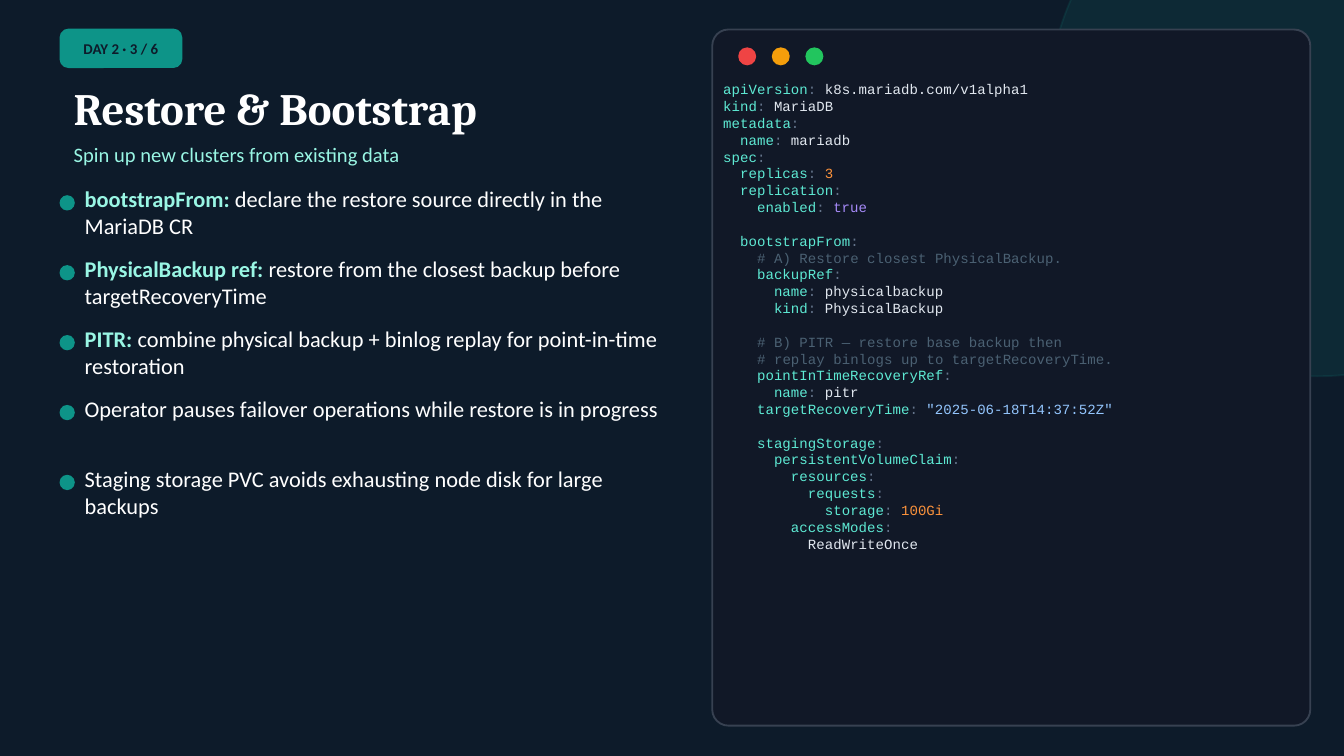
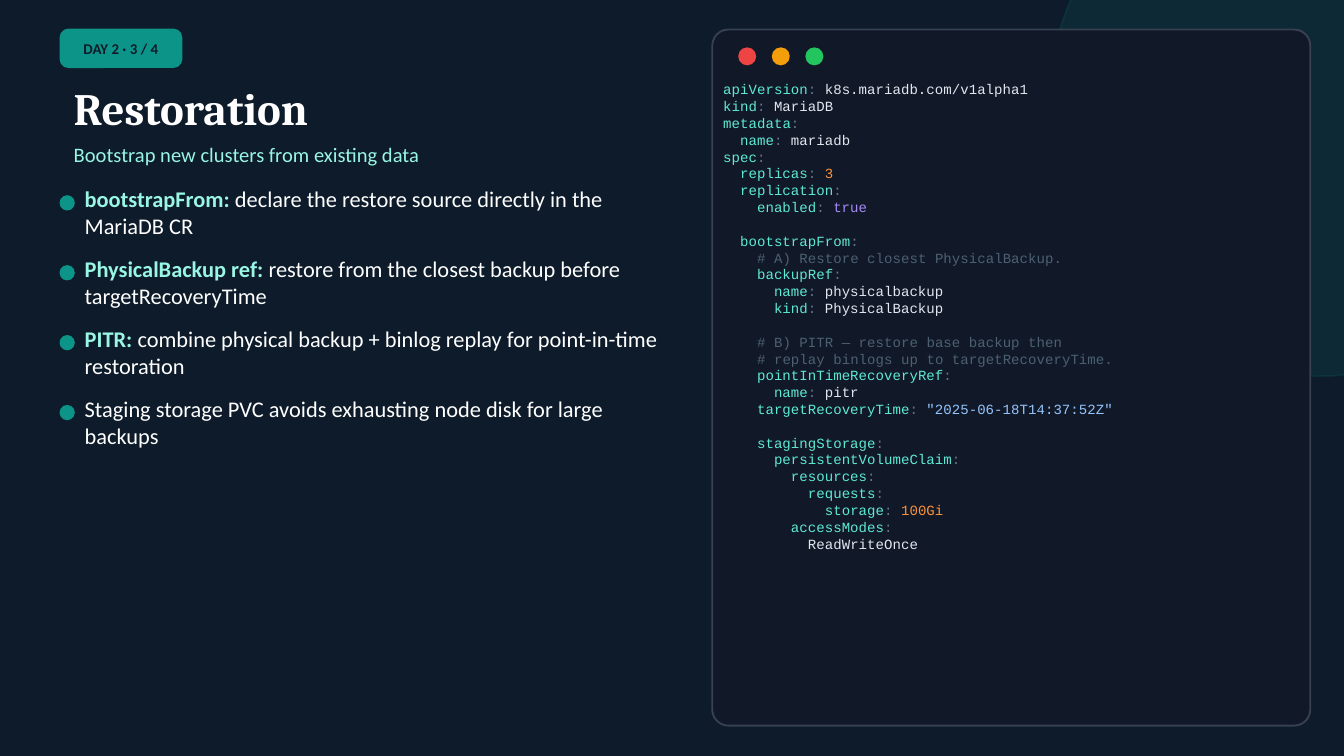
Before and after one commit to Bandwidth/mariadb-operator, a slide deck: slide 15 of demos/multi-cluster/slides/mariadb-operator.odp. Drawn at 1344x756 pixels with LibreOffice and Linux fonts; fonts in the diff are those of the drawing. Boxes give left, top, right and bottom in pixels: in the first picture for what was removed or moved away, otherwise in the second. Text is boxed around its words. In the diff, an @@ line names an element or a change of style, - is before the commit and + after.

```diff
--- a/demos/multi-cluster/slides/mariadb-operator.odp
+++ b/demos/multi-cluster/slides/mariadb-operator.odp
@@ text at bbox=[83, 44, 159, 54]: text changed @@
-DAY 2 · 3 / 6
+DAY 2 · 3 / 4
@@ text at bbox=[74, 94, 308, 126]: text changed @@
-Restore & Bootstrap
+Restoration
@@ text at bbox=[74, 147, 419, 166]: text changed @@
-Spin up new clusters from existing data
+Bootstrap new clusters from existing data
@@ text "Staging storage PVC avoids exhausting ...": place and size @@
-text "Staging storage PVC avoids exhausting ..." at bbox=[85, 471, 603, 518]
+text "Staging storage PVC avoids exhausting ..." at bbox=[85, 401, 603, 448]
@@ text removed at bbox=[85, 401, 658, 421] @@
-Operator pauses failover operations while restore is in progress
@@ ellipse removed at bbox=[60, 476, 74, 489] @@
```
Also in this commit, not shown: 18 other slides changed, 3 other files.
